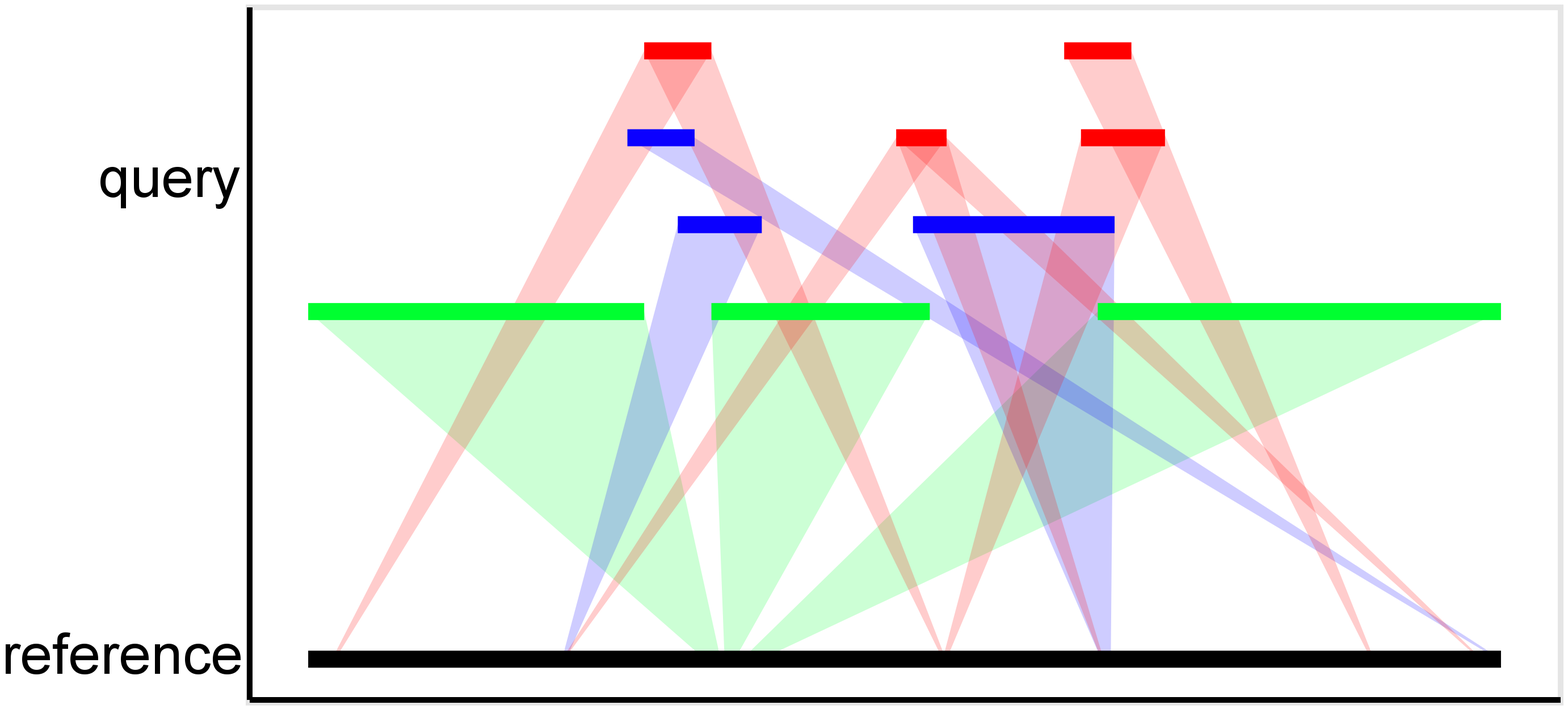
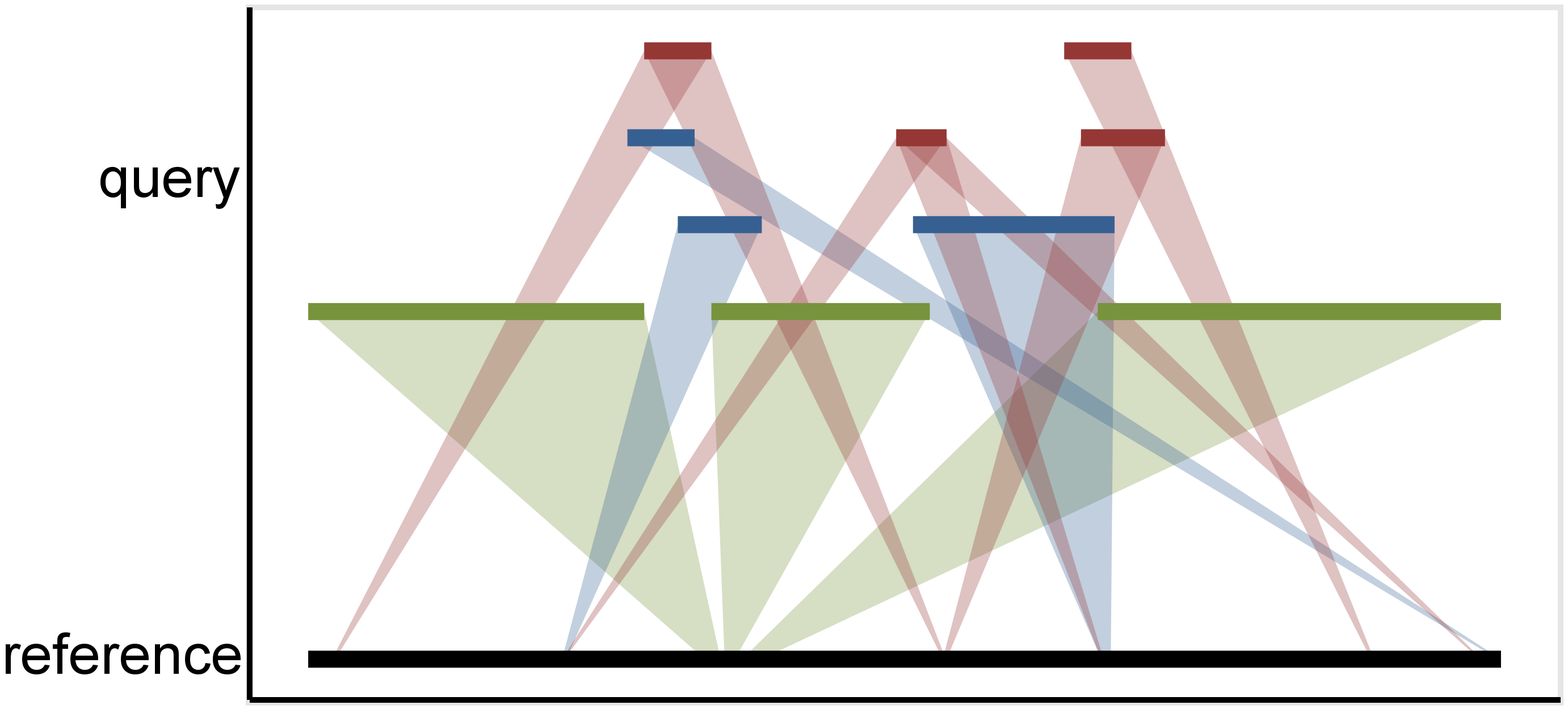
Revision of a layered 1568px x 709px image; what changed, layer by layer:
painted on "unrelatedNonEnclosedSeeds.svg" over left=308, top=41, right=1502, bottom=651
